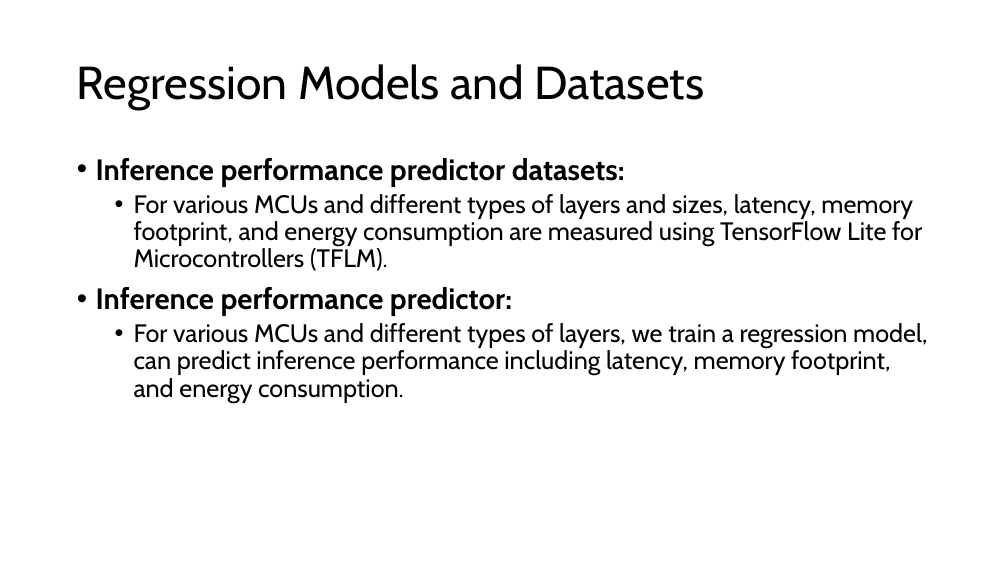
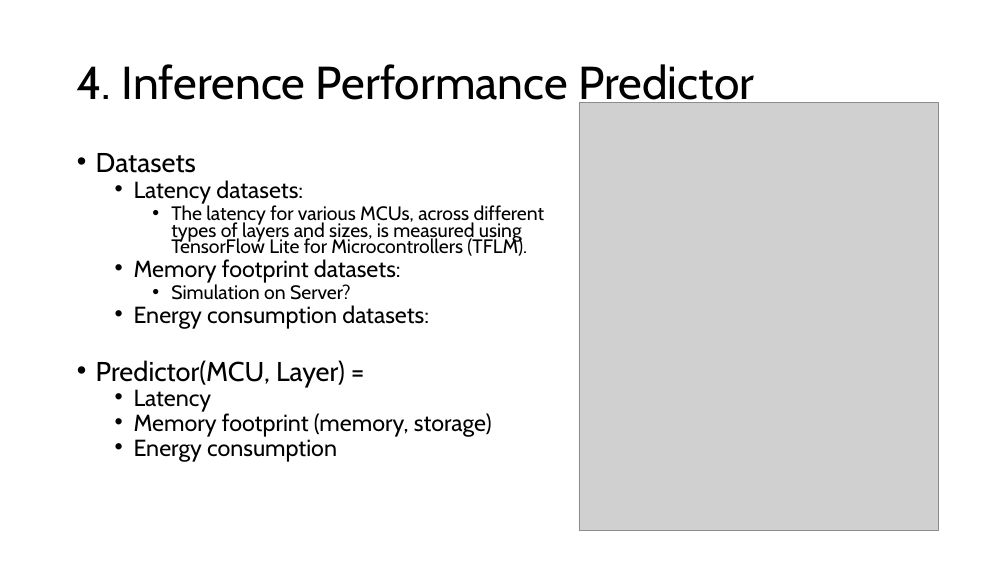
Before and after one commit to GXG-CS/on_device_learning, a slide deck: slide 12 of micro-network-project.pptx. Drawn at 1008x567 pixels with LibreOffice and Linux fonts; fonts in the diff are those of the drawing; grey boxes stand for pictures. Boxes give left, top, right and bottom in pixels: in the first picture for what was removed or moved away, otherwise in the second. Text is boxed around its words. In the diff, an @@ line names an element or a change of style, - is before the commit and + after.

Commit message:
per layer

```diff
--- a/micro-network-project.pptx
+++ b/micro-network-project.pptx
@@ title at [77,64,754,110]: text changed @@
-Regression Models and Datasets
+4. Inference Performance Predictor
@@ picture added at [579,103,939,531] @@
@@ text at [96,153,545,462]: text changed; size 24 to 18.5 pt @@
-• Inference performance predictor datasets:
-  • For various MCUs and different types of layers and sizes, latency, memory footprint, and energy consumption are measured using TensorFlow Lite for Microcontrollers (TFLM).
-• Inference performance predictor:
-  • For various MCUs and different types of layers, we train a regression model, can predict inference performance including latency, memory footprint, and energy consumption.
+• Datasets
+  • Latency datasets:
+    • The latency for various MCUs, across different types of layers and sizes, is measured using TensorFlow Lite for Microcontrollers (TFLM).
+  • Memory footprint datasets:
+    • Simulation on Server?
+  • Energy consumption datasets:
+• Predictor(MCU, Layer) =
+  • Latency
+  • Memory footprint (memory, storage)
+  • Energy consumption
```
Also in this commit, not shown: 13 other slides changed, 4 slides added, 2 slides removed, 1 other file.
